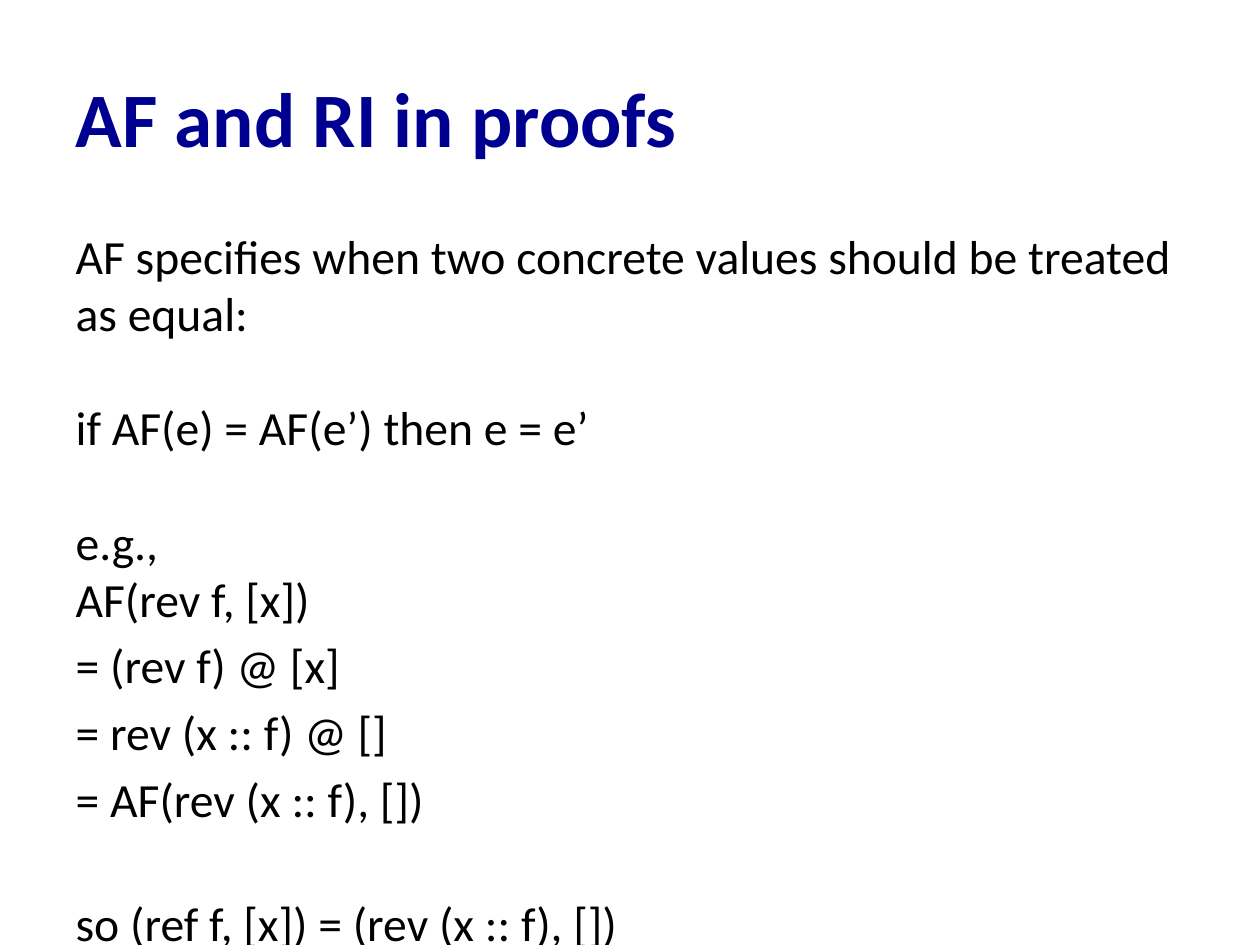
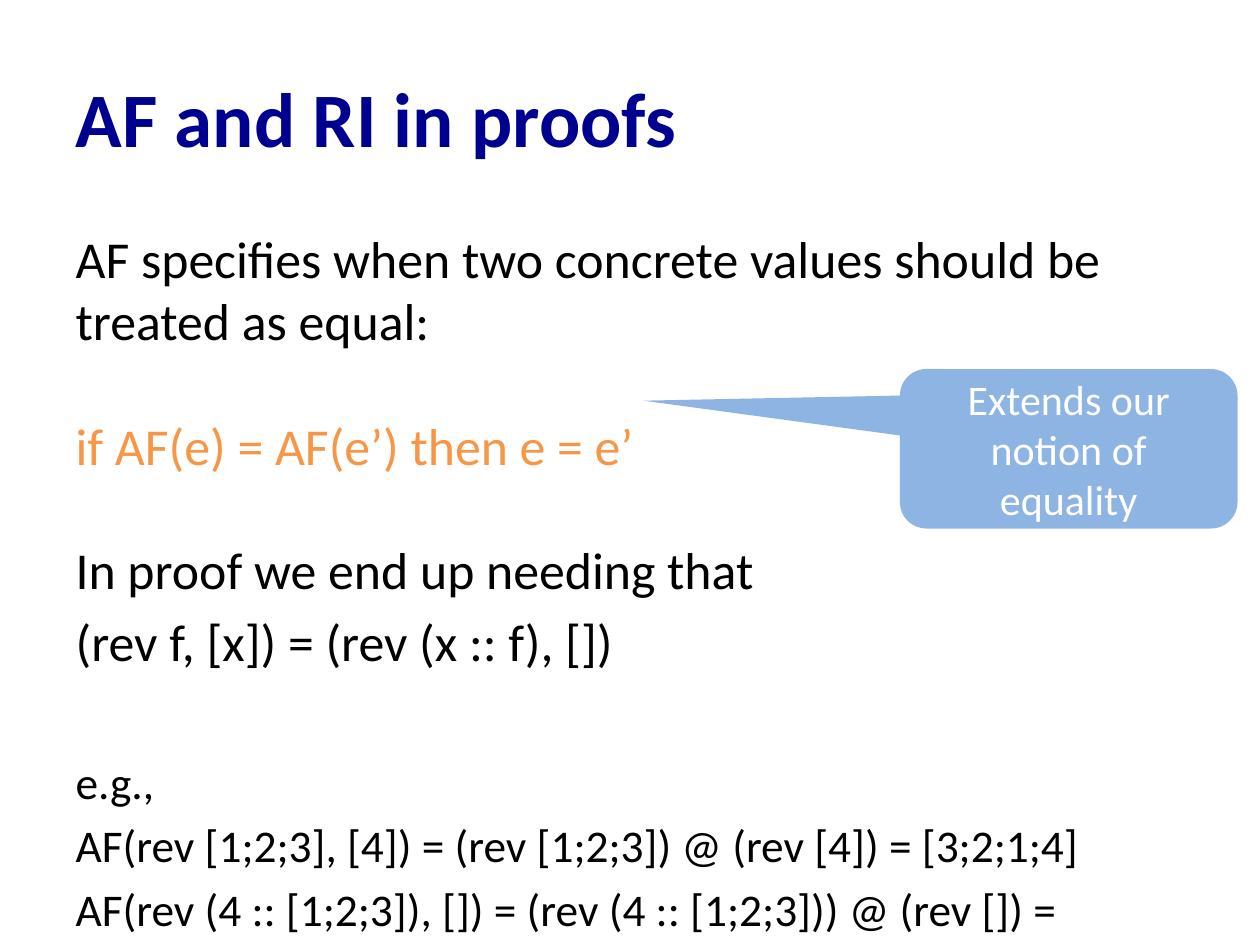
Before and after one commit to cs3110/materials-2019fa, a slide deck: slide 19 of 22-proofs3/lec.pptx. Drawn at 1260x945 pixels with LibreOffice and Linux fonts; fonts in the diff are those of the drawing. Boxes give left, top, right and bottom in pixels: in the first picture for what was removed or moved away, otherwise in the second. Text is boxed around its words. In the diff, an @@ line names an element or a change of style, - is before the commit and + after.

Commit message:
Revise slides

```diff
--- a/22-proofs3/lec.pptx
+++ b/22-proofs3/lec.pptx
@@ text at (76, 242, 1100, 933): text changed; size 27.2 to 29.6 pt @@
-AF specifies when two concrete values should be treated as equal:
-if AF(e) = AF(e’) then e = e’
-e.g.,
-AF(rev f, [x])
-= (rev f) @ [x]
-= rev (x :: f) @ []
-= AF(rev (x :: f), [])
-so (ref f, [x]) = (rev (x :: f), [])
+AF specifies when two concrete values should be treated as equal:
+if AF(e) = AF(e’) then e = e’
+In proof we end up needing that
+(rev f, [x]) = (rev (x :: f), [])
+e.g.,
+AF(rev [1;2;3], [4]) = (rev [1;2;3]) @ (rev [4]) = [3;2;1;4]
+AF(rev (4 :: [1;2;3]), []) = (rev (4 :: [1;2;3])) @ (rev []) = [3;2;1;4]
@@ rounded speech box added at (900, 369, 1237, 529), fill #8EB4E3, 24 pt, text #FFFFFF @@
+Extends our notion of equality
```
Also in this commit, not shown: 5 other slides changed, 1 other file.
